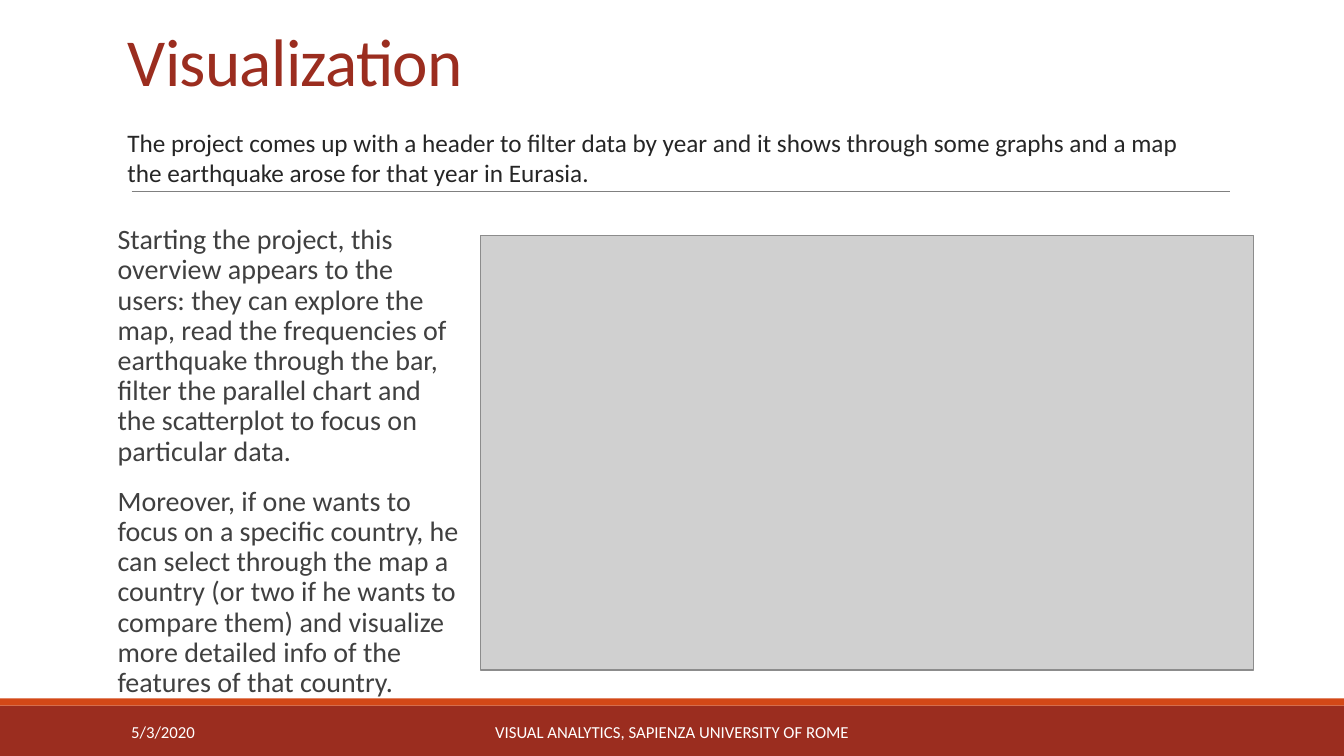
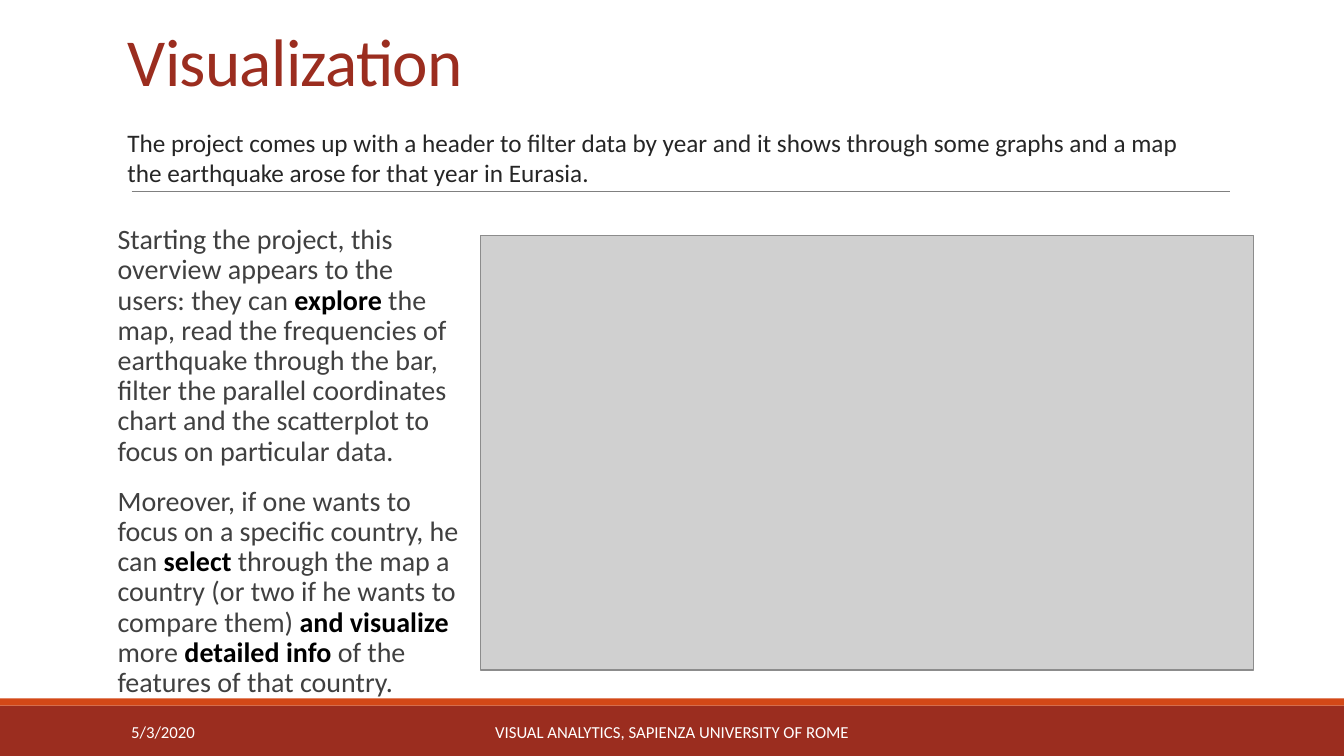
Before and after one commit to michaelcapponi/EarthquakesVA, a slide deck: slide 5 of docs/slides.pptx. Drawn at 1344x756 pixels with LibreOffice and Linux fonts; fonts in the diff are those of the drawing; grey boxes stand for pictures. Boxes give left, top, right and bottom in pixels: in the first picture for what was removed or moved away, otherwise in the second. Text is boxed around its words. In the diff, an @@ line names an element or a change of style, - is before the commit and + after.

```diff
--- a/docs/slides.pptx
+++ b/docs/slides.pptx
@@ text at (118,229,447,466): text changed @@
-Starting the project, this overview appears to the users: they can explore the map, read the frequencies of earthquake through the bar, filter the parallel chart and the scatterplot to focus on particular data.
+Starting the project, this overview appears to the users: they can explore the map, read the frequencies of earthquake through the bar, filter the parallel coordinates chart and the scatterplot to focus on particular data.
@@ text at (118,491,459,699): text colour #404040 to #000000, bold on in "select and visualize detailed info" @@
```
Also in this commit, not shown: 8 other slides changed, 2 other files.
